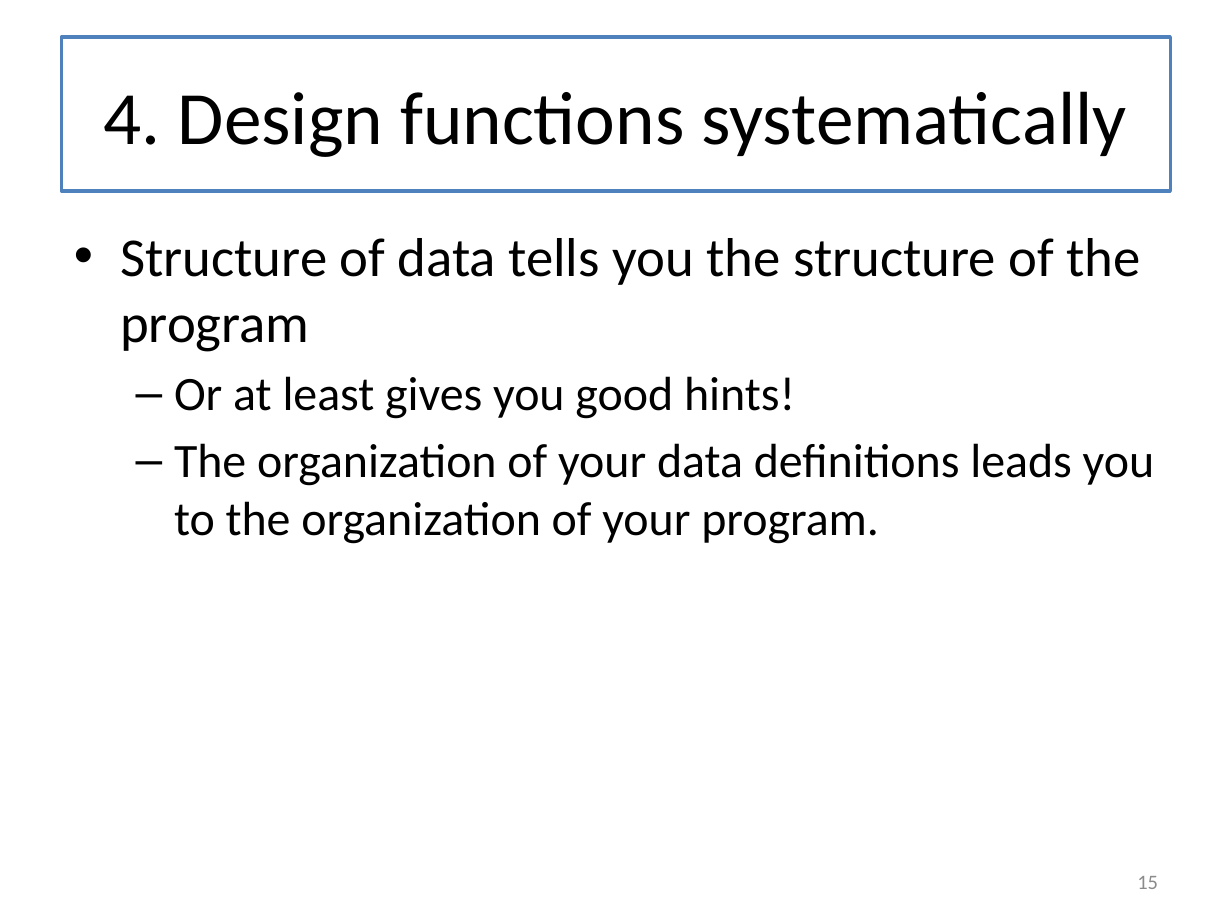
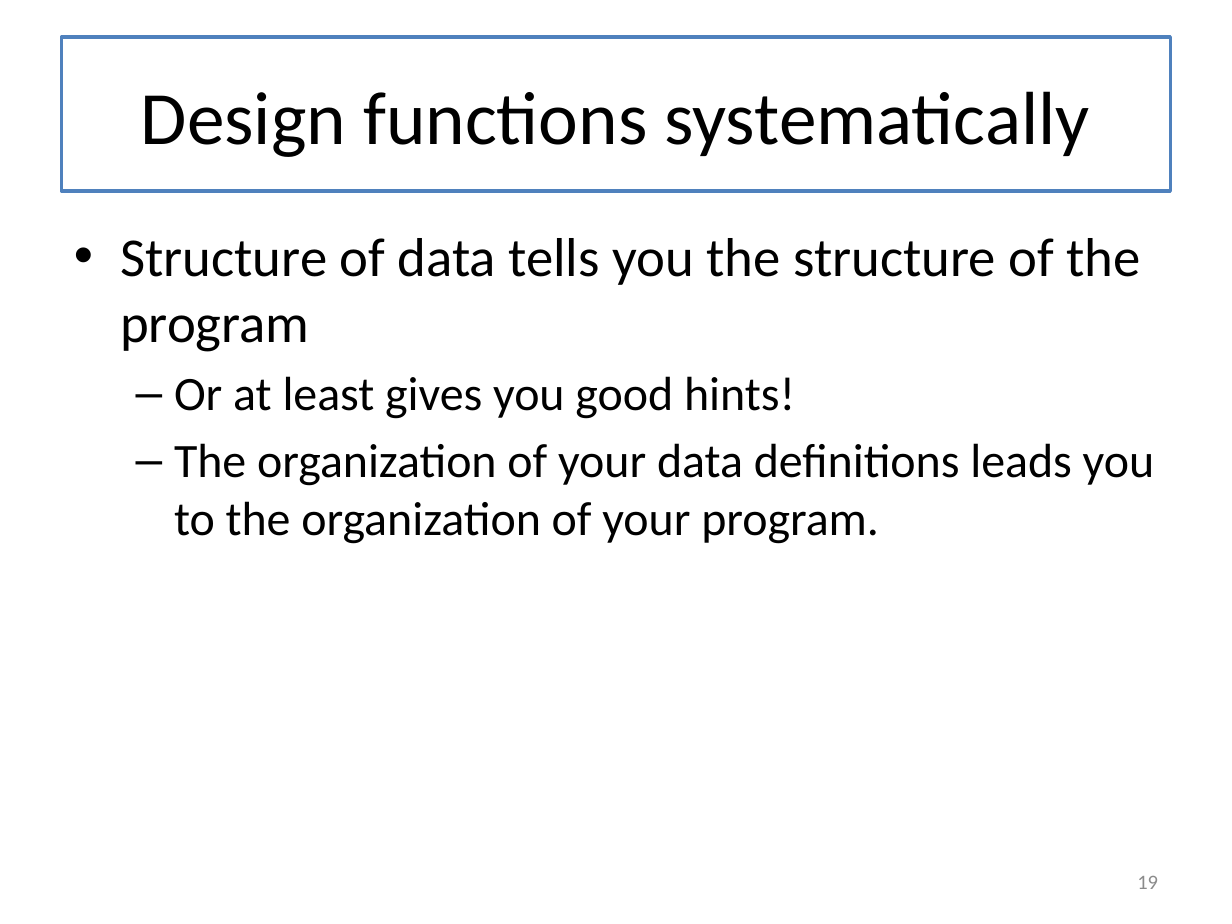
Before and after one commit to mwand/cs5010f16, a slide deck: slide 19 of Slides/Lesson 12.1 The Last Lecture.pptx (slide 15 before the commit). Drawn at 1232x924 pixels with LibreOffice and Linux fonts; fonts in the diff are those of the drawing. Boxes give left, top, right and bottom in pixels: in the first picture for what was removed or moved away, otherwise in the second. Text is boxed around its words. In the diff, an @@ line names an element or a change of style, - is before the commit and + after.

```diff
--- a/Slides/Lesson 12.1 The Last Lecture.pptx
+++ b/Slides/Lesson 12.1 The Last Lecture.pptx
@@ title at [141, 91, 1089, 157]: text changed @@
-4. Design functions systematically
+Design functions systematically
@@ page number at [1137, 876, 1158, 889]: text changed @@
-15
+19
```
Also in this commit, not shown: 10 other slides changed, 5 slides added, 3 slides removed.
